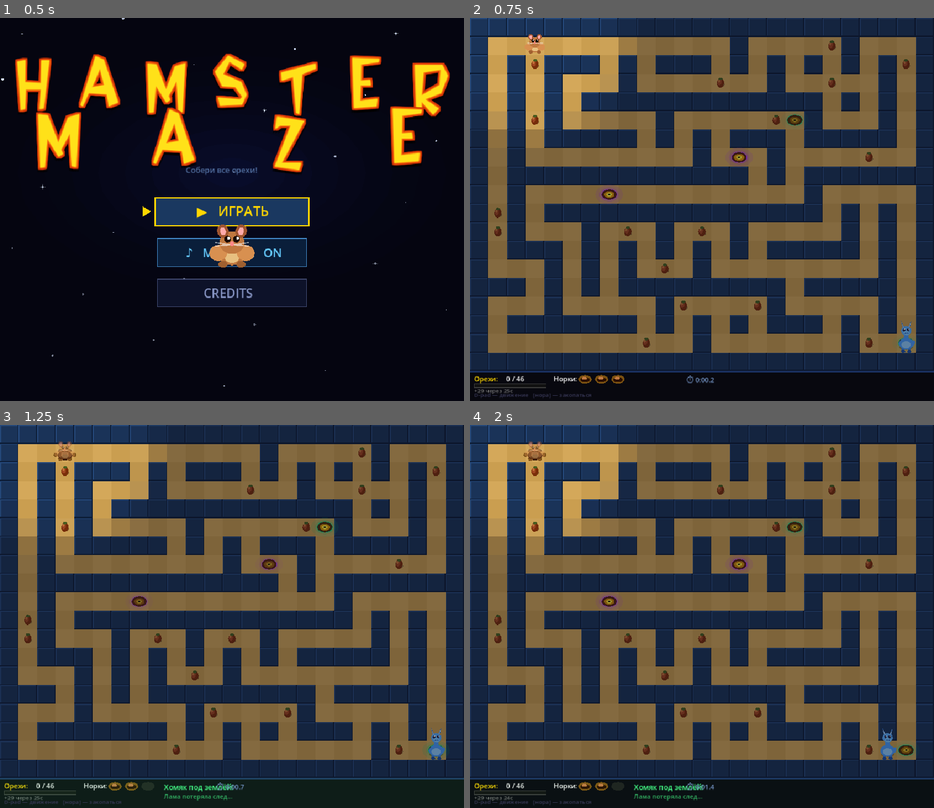
Above: before the commit, frames 1-4 (two rows, left to right).
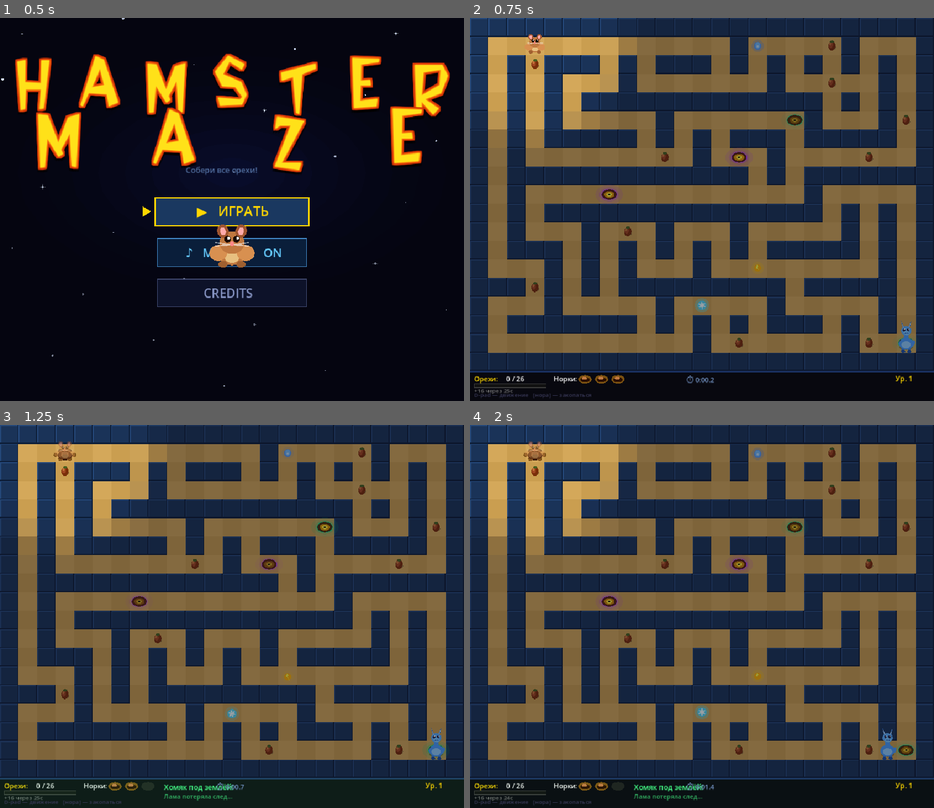
Above: after the commit, the same moments.

Repository: AndriiDiabolus/Diabolus-repository-Godot4-hamster-maze
Game: Godot game, scene res://scenes/Main.tscn
Two runs of this game, one before a commit and one after it. Both use one fixed random seed, a clock stepped at 60 frames per second and the inputs below.
Inputs (mouse positions are in pixels of both pictures, inside the frame that each line leads up to):
- Up to frame 1 (0.5 s): no input
- Up to frame 2 (0.75 s): tap Enter at 0.5, 0.6 s; move the mouse to (804, 190) at 0.52 s; hold D from 0.53 s (still down); click (804, 190) at 0.67 s
- Up to frame 3 (1.25 s): keep holding D; tap Space at 0.77 s; tap Keypad Enter at 0.8 s
- Up to frame 4 (2 s): release D at 1.25 s; drag from (609, 635) to (678, 693) at 1.27 s

Frame 1 is identical in both runs. In frame 2, 0.7% of the frame differs, in the area x 1-96%, y 6-99%; in frame 3, 0.6%; in frame 4, 0.7%.

Commit message:
feat: Etap 9B — levels, bonus items, nut particles
Levels:
- Infinite levels with level_up transition screen (2.5s animation)
- Difficulty scaling: llama +3 speed/level, red llama spawns earlier
- Level shown in HUD, lost/won screens show level reached
- Scores sorted by level (higher = better), then by time

Bonus items (3-5 per level):
- Shield (blue): 5s invulnerability, pulsing blue aura + ring
- Speed (yellow): 4s double movement speed
- Freeze (cyan): 4s llama freeze, ice aura on frozen llamas
- HUD countdown timers for active bonuses

Other:
- Nut collect particles: 7 golden circles with gravity
- Nut count reduced: spawn 0.12, min 15, max 30

Co-Authored-By: Claude Opus 4.6 (1M context) <noreply@anthropic.com>

Diff:
--- a/scripts/constants.gd
+++ b/scripts/constants.gd
@@ -30,8 +30,9 @@
 const NUT_WAVE_INTERVAL_MS: int = 25000
 const NUT_FIRST_WAVE_PCT:   float = 0.35
 const NUT_NEXT_WAVE_PCT:    float = 0.40
-const NUT_MIN_COUNT:        int   = 20
-const NUT_SPAWN_CHANCE:     float = 0.18
+const NUT_MIN_COUNT:        int   = 15
+const NUT_MAX_COUNT:        int   = 30
+const NUT_SPAWN_CHANCE:     float = 0.12
 
 # Llama 2 spawn delay
 const LLAMA2_SPAWN_MS: int = 60000
--- a/scripts/main.gd
+++ b/scripts/main.gd
@@ -12,6 +12,9 @@
 const MOVE_INTERVAL: float = 8.0 / 60.0
 const WIN_SPIN_DUR: int = 240    # кадров (~4 сек) — танец хомяка
 const MENU_INTRO_DUR: int = 285  # кадров — вступительная анимация меню
+const LEVEL_TRANS_DUR: int = 150 # кадров (~2.5 сек) — экран перехода уровня
+const LEVEL_SPEED_MULT: float = 0.06  # на сколько быстрее лама за уровень
+const LEVEL_SPEED_MIN: int = 12       # минимум фреймов/шаг (макс скорость ламы)
 var _move_timer: float = 0.0
 var _frame: int = 0
 
@@ -27,17 +30,25 @@
 const MB_BURROW_Y: float = 980.0
 
 # ── Game state ────────────────────────────────────────────────────────
-# menu → (splash | play) → (lost | won_name) → (won) → menu
+# menu → play → level_up → play → ... → lost → won_name → won → menu
 var _state: String = "menu"
 var _music_on: bool = true
 var _menu_selected: int = 0             # 0=play, 1=music, 2=credits
 var _menu_btn_rects: Dictionary = {}   # "play","music","credits","back" → Rect2
 var _game_start_ms: int = 0
 var _game_time_ms: int = 0
+var _total_time_ms: int = 0     # суммарное время всех уровней
 var _win_anim_t: int = 0
+var _level: int = 1
+var _level_trans_t: int = 0     # счётчик анимации перехода уровня
 var _menu_anim_t: int = 0    # счётчик анимации меню
 var _menu_dust: Array = []    # [{x,y,r,life,max_life}]
 var _prev_state: String = "" # для сброса анимации при входе в меню
+var _particles: Array = []   # [{x,y,vx,vy,life,max_life,color}]
+var _bonuses: Array = []     # [{x,y,type,got}] type: "shield"|"speed"|"freeze"
+var _shield_until: int = 0   # Time.get_ticks_msec() до которого действует щит
+var _speed_until: int = 0    # до которого действует скорость
+var _freeze_until: int = 0   # до которого ламы заморожены
 
 # ── Maze ──────────────────────────────────────────────────────────────
 var _maze: Array = []
@@ -173,12 +184,13 @@
 	var nm: String = text.strip_edges()
 	if nm.is_empty():
 		nm = "Хомяк"
-	_scores.append({"name": nm, "time_ms": _game_time_ms})
-	_scores.sort_custom(func(a, b): return a.time_ms < b.time_ms)
+	_scores.append({"name": nm, "time_ms": _total_time_ms, "level": _level})
+	_scores.sort_custom(func(a, b): return a.get("level", 1) > b.get("level", 1) or \
+		(a.get("level", 1) == b.get("level", 1) and a.time_ms < b.time_ms))
 	if _scores.size() > 10:
 		_scores.resize(10)
 	_save_scores()
-	_post_score(nm, _game_time_ms)
+	_post_score(nm, _total_time_ms)
 	_hide_name_input()
 	_state = "won"
 	queue_redraw()
@@ -311,6 +323,12 @@
 
 # ── Start game ────────────────────────────────────────────────────────
 func _start_game() -> void:
+	_level = 1
+	_total_time_ms = 0
+	_start_level()
+
+
+func _start_level() -> void:
 	_maze = _maze_gen.make_maze()
 	_ham = {"x": 1, "y": 1, "burrowed": false, "burrows": 3}
 	_state = "play"
@@ -327,6 +345,10 @@
 	_llama2 = null
 
 	_init_nuts(ls)
+	_init_bonuses(ls)
+	_shield_until = 0
+	_speed_until = 0
+	_freeze_until = 0
 
 	_rh = RHManager.new()
 	_rh.init(_maze)
@@ -353,7 +375,7 @@
 	while _nuts.size() < C.NUT_MIN_COUNT:
 		for r in range(1, C.ROWS - 1):
 			for col in range(1, C.COLS - 1):
-				if _maze[r][col] == 0 and _nuts.size() < 30:
+				if _maze[r][col] == 0 and _nuts.size() < C.NUT_MIN_COUNT:
 					var dup := false
 					for n in _nuts:
 						if n.x == col and n.y == r:
@@ -362,6 +384,8 @@
 					if not dup:
 						_nuts.append({"x": col, "y": r, "got": false, "visible": false})
 	_nuts.shuffle()
+	if _nuts.size() > C.NUT_MAX_COUNT:
+		_nuts.resize(C.NUT_MAX_COUNT)
 	var first_wave: int = max(6, int(ceil(_nuts.size() * C.NUT_FIRST_WAVE_PCT)))
 	for i in range(first_wave):
 		_nuts[i].visible = true
@@ -415,7 +439,12 @@
 		match _state:
 			"splash":
 				_start_game()
-			"lost", "won":
+			"lost":
+				_state = "won_name"
+				_win_anim_t = WIN_SPIN_DUR  # пропускаем танец
+				_show_name_input()
+				queue_redraw()
+			"won":
 				_state = "menu"
 				_fetch_online_scores()
 				queue_redraw()
@@ -488,7 +517,13 @@
 			"splash":
 				_start_game()
 				return
-			"lost", "won":
+			"lost":
+				_state = "won_name"
+				_win_anim_t = WIN_SPIN_DUR  # пропускаем танец
+				_show_name_input()
+				queue_redraw()
+				return
+			"won":
 				_state = "menu"
 				_fetch_online_scores()
 				queue_redraw()
@@ -582,6 +617,14 @@
 		queue_redraw()
 		return
 
+	if _state == "level_up":
+		_level_trans_t += 1
+		if _level_trans_t >= LEVEL_TRANS_DUR:
+			_level += 1
+			_start_level()
+		queue_redraw()
+		return
+
 	if _state == "won_name":
 		_win_anim_t += 1
 		if _win_anim_t == WIN_SPIN_DUR:
@@ -598,9 +641,11 @@
 		var now_ms: int = Time.get_ticks_msec()
 		_game_time_ms = now_ms - _game_start_ms
 		_llama_bonus = min(C.LLAMA_BONUS_MAX, _game_time_ms / C.LLAMA_BONUS_INTERVAL_MS)
-
+		_update_particles()
+
+		var move_int: float = MOVE_INTERVAL * 0.5 if now_ms < _speed_until else MOVE_INTERVAL
 		_move_timer += delta
-		if _move_timer >= MOVE_INTERVAL and not _ham.burrowed:
+		if _move_timer >= move_int and not _ham.burrowed:
 			_move_timer = 0.0
 			var dx: int = 0
 			var dy: int = 0
@@ -642,25 +687,37 @@
 				break
 
 		_update_nuts(now_ms)
+		_update_bonuses(now_ms)
+
+		var level_bonus: int = (_level - 1) * 3  # +3 скорости за каждый уровень
+		var shielded: bool = now_ms < _shield_until
+		var frozen: bool = now_ms < _freeze_until
 
 		if _llama:
-			var caught := _llama.update(_ham.x, _ham.y, _ham.burrowed, _llama_bonus)
-			if caught:
-				_state = "lost"
-				_game_time_ms = Time.get_ticks_msec() - _game_start_ms
-				_play(_snd_catch)
-
-		if _llama2 == null and _game_time_ms >= C.LLAMA2_SPAWN_MS:
+			if not frozen:
+				var caught := _llama.update(_ham.x, _ham.y, _ham.burrowed, _llama_bonus + level_bonus)
+				if caught and not shielded:
+					_state = "lost"
+					_game_time_ms = Time.get_ticks_msec() - _game_start_ms
+					_total_time_ms += _game_time_ms
+					_win_anim_t = 0
+					_play(_snd_catch)
+
+		var llama2_delay: int = max(10000, C.LLAMA2_SPAWN_MS - (_level - 1) * 10000)
+		if _llama2 == null and _game_time_ms >= llama2_delay:
 			var s2 := _random_far_cell(_ham.x, _ham.y, 8)
 			_llama2 = LlamaAI.new()
 			_llama2.init(s2.x, s2.y, _maze)
 
 		if _llama2:
-			var caught2 := _llama2.update(_ham.x, _ham.y, _ham.burrowed, _llama_bonus)
-			if caught2:
-				_state = "lost"
-				_game_time_ms = Time.get_ticks_msec() - _game_start_ms
-				_play(_snd_catch)
+			if not frozen:
+				var caught2 := _llama2.update(_ham.x, _ham.y, _ham.burrowed, _llama_bonus + level_bonus)
+				if caught2 and not shielded:
+					_state = "lost"
+					_game_time_ms = Time.get_ticks_msec() - _game_start_ms
+					_total_time_ms += _game_time_ms
+					_win_anim_t = 0
+					_play(_snd_catch)
 
 	queue_redraw()
 
@@ -671,6 +728,7 @@
 		if not n.got and n.visible and n.x == _ham.x and n.y == _ham.y:
 			n.got = true
 			_play(_snd_eat)
+			_spawn_particles(n.x * C.CELL + C.CELL * 0.5, n.y * C.CELL + C.CELL * 0.5)
 
 	var vis_left: int = 0
 	var hid_left: int = 0
@@ -682,11 +740,11 @@
 				hid_left += 1
 
 	if vis_left == 0 and hid_left == 0:
-		_state = "won_name"
 		_game_time_ms = Time.get_ticks_msec() - _game_start_ms
-		_win_anim_t = 0
+		_total_time_ms += _game_time_ms
+		_state = "level_up"
+		_level_trans_t = 0
 		_play(_snd_win)
-		# _show_name_input() вызывается после WIN_SPIN_DUR кадров анимации
 		return
 
 	if vis_left == 0 and hid_left > 0:
@@ -717,6 +775,105 @@
 		_ham.y = ny
 
 
+func _init_bonuses(llama_start: Vector2i) -> void:
+	_bonuses = []
+	var types: Array = ["shield", "speed", "freeze"]
+	var count: int = 2 + min(_level, 3)  # 3 на ур.1, 4 на ур.2, max 5
+	var candidates: Array = []
+	for r in range(1, C.ROWS - 1):
+		for col in range(1, C.COLS - 1):
+			if _maze[r][col] == 0 \
+					and not (col == 1 and r == 1) \
+					and not (col == llama_start.x and r == llama_start.y):
+				# Не ставим на орехи
+				var on_nut := false
+				for n in _nuts:
+					if n.x == col and n.y == r:
+						on_nut = true
+						break
+				if not on_nut:
+					candidates.append(Vector2i(col, r))
+	candidates.shuffle()
+	for i in range(min(count, candidates.size())):
+		var pos: Vector2i = candidates[i]
+		_bonuses.append({x = pos.x, y = pos.y, type = types[i % types.size()], got = false})
+
+
+func _spawn_particles(px: float, py: float) -> void:
+	for i in range(7):
+		var angle: float = randf() * TAU
+		var spd: float = 1.5 + randf() * 2.5
+		var colors: Array = [Color("#ffd700"), Color("#ffaa00"), Color("#ffe066"), Color("#ff8800")]
+		_particles.append({
+			x = px, y = py,
+			vx = cos(angle) * spd, vy = sin(angle) * spd - 1.0,
+			life = 20 + randi() % 10, max_life = 30,
+			color = colors[i % colors.size()]
+		})
+
+
+func _update_bonuses(now_ms: int) -> void:
+	for b in _bonuses:
+		if not b.got and b.x == _ham.x and b.y == _ham.y:
+			b.got = true
+			_spawn_particles(b.x * C.CELL + C.CELL * 0.5, b.y * C.CELL + C.CELL * 0.5)
+			match b.type:
+				"shield":
+					_shield_until = now_ms + 5000
+				"speed":
+					_speed_until = now_ms + 4000
+				"freeze":
+					_freeze_until = now_ms + 4000
+
+
+func _update_particles() -> void:
+	for i in range(_particles.size() - 1, -1, -1):
+		var p: Dictionary = _particles[i]
+		p.x += p.vx
+		p.y += p.vy
+		p.vy += 0.12  # gravity
+		p.life -= 1
+		if p.life <= 0:
+			_particles.remove_at(i)
+
+
+func _draw_bonus(bx: int, by: int, btype: String) -> void:
+	var cx: float = bx * C.CELL + C.CELL * 0.5
+	var cy: float = by * C.CELL + C.CELL * 0.5
+	var bob: float = sin(float(_frame) * 0.1 + float(bx * 7 + by * 13)) * 2.0
+	cy += bob
+	# Glow
+	var glow_a: float = 0.15 + 0.10 * sin(float(_frame) * 0.08)
+	match btype:
+		"shield":
+			_ell(Vector2(cx, cy), 12, 12, Color(0.2, 0.5, 1.0, glow_a))
+			_ell(Vector2(cx, cy), 7, 8, Color(0.3, 0.6, 1.0, 0.9))
+			_ell(Vector2(cx, cy - 1), 5, 6, Color(0.5, 0.8, 1.0, 0.7))
+			draw_circle(Vector2(cx, cy + 1), 2.0, Color(1.0, 1.0, 1.0, 0.5))
+		"speed":
+			_ell(Vector2(cx, cy), 12, 12, Color(1.0, 0.8, 0.0, glow_a))
+			_ell(Vector2(cx, cy), 7, 7, Color(1.0, 0.7, 0.0, 0.9))
+			# Молния
+			var pts := PackedVector2Array([
+				Vector2(cx - 2, cy - 7), Vector2(cx + 2, cy - 2),
+				Vector2(cx - 1, cy - 2), Vector2(cx + 3, cy + 7),
+				Vector2(cx, cy + 1), Vector2(cx - 3, cy + 1),
+			])
+			draw_colored_polygon(pts, Color(1.0, 1.0, 0.3, 0.95))
+		"freeze":
+			_ell(Vector2(cx, cy), 14, 14, Color(0.3, 0.9, 1.0, glow_a + 0.10))
+			_ell(Vector2(cx, cy), 9, 9, Color(0.3, 0.85, 1.0, 0.9))
+			_ell(Vector2(cx, cy), 5, 5, Color(0.7, 1.0, 1.0, 0.8))
+			# Снежинка — 3 линии крестом, вращающаяся
+			var lc := Color(1.0, 1.0, 1.0, 0.9)
+			var rot_off: float = float(_frame) * 0.03
+			for i in range(3):
+				var ang: float = float(i) / 3.0 * PI + rot_off
+				var ddx: float = cos(ang) * 7.0
+				var ddy: float = sin(ang) * 7.0
+				draw_line(Vector2(cx - ddx, cy - ddy), Vector2(cx + ddx, cy + ddy), lc, 2.0)
+
+
 func _random_far_cell(from_x: int, from_y: int, min_dist: int) -> Vector2i:
 	var attempts: int = 0
 	while attempts < 200:
@@ -749,6 +906,10 @@
 		if n.visible and not n.got:
 			_draw_nut(n.x, n.y)
 
+	for b in _bonuses:
+		if not b.got:
+			_draw_bonus(b.x, b.y, b.type)
+
 	var now_ms: int = Time.get_ticks_msec()
 	var pairs: Array = _rh.get_pairs()
 	for i in range(pairs.size()):
@@ -759,30 +920,55 @@
 			for h in pair.next_pos:
 				_draw_rabbit(h.x, h.y, pair.open_at, now_ms)
 
-	_draw_hamster(
-		_ham.x * C.CELL + C.CELL * 0.5,
-		_ham.y * C.CELL + C.CELL * 0.5,
-		_ham.burrowed
-	)
+	var hcx: float = _ham.x * C.CELL + C.CELL * 0.5
+	var hcy: float = _ham.y * C.CELL + C.CELL * 0.5
+	var now_eff: int = Time.get_ticks_msec()
+	# Shield aura (behind hamster)
+	if now_eff < _shield_until:
+		var sa: float = 0.2 + 0.15 * sin(float(_frame) * 0.15)
+		_ell(Vector2(hcx, hcy), 18, 16, Color(0.2, 0.5, 1.0, sa))
+		_ell(Vector2(hcx, hcy), 14, 12, Color(0.3, 0.6, 1.0, sa * 0.7))
+	# Speed trail (behind hamster)
+	if now_eff < _speed_until:
+		var sa2: float = 0.3 + 0.2 * sin(float(_frame) * 0.2)
+		_ell(Vector2(hcx, hcy), 16, 14, Color(1.0, 0.8, 0.0, sa2 * 0.4))
+	_draw_hamster(hcx, hcy, _ham.burrowed)
+	# Shield ring (on top of hamster)
+	if now_eff < _shield_until:
+		var ring_a: float = 0.5 + 0.3 * sin(float(_frame) * 0.12)
+		draw_arc(Vector2(hcx, hcy), 15.0, 0, TAU, 24, Color(0.3, 0.6, 1.0, ring_a), 1.5)
 	if _llama:
-		_draw_llama(
-			_llama.x * C.CELL + C.CELL * 0.5,
-			_llama.y * C.CELL + C.CELL * 0.5,
-			_llama.state, false
-		)
+		var lcx: float = _llama.x * C.CELL + C.CELL * 0.5
+		var lcy: float = _llama.y * C.CELL + C.CELL * 0.5
+		_draw_llama(lcx, lcy, _llama.state, false)
+		if now_eff < _freeze_until:
+			var fa: float = 0.4 + 0.2 * sin(float(_frame) * 0.15)
+			_ell(Vector2(lcx, lcy), 16, 14, Color(0.2, 0.7, 1.0, fa))
+			draw_arc(Vector2(lcx, lcy), 14.0, 0, TAU, 16, Color(0.5, 0.95, 1.0, fa + 0.1), 1.5)
 	if _llama2:
-		_draw_llama(
-			_llama2.x * C.CELL + C.CELL * 0.5,
-			_llama2.y * C.CELL + C.CELL * 0.5,
-			_llama2.state, true
-		)
+		var lcx2: float = _llama2.x * C.CELL + C.CELL * 0.5
+		var lcy2: float = _llama2.y * C.CELL + C.CELL * 0.5
+		_draw_llama(lcx2, lcy2, _llama2.state, true)
+		if now_eff < _freeze_until:
+			var fa2: float = 0.4 + 0.2 * sin(float(_frame) * 0.15)
+			_ell(Vector2(lcx2, lcy2), 16, 14, Color(0.2, 0.7, 1.0, fa2))
+			draw_arc(Vector2(lcx2, lcy2), 14.0, 0, TAU, 16, Color(0.5, 0.95, 1.0, fa2 + 0.1), 1.5)
+
+	# Частицы (перед туманом, чтобы fog тоже их скрывал на расстоянии)
+	for p in _particles:
+		var a: float = float(p.life) / float(p.max_life)
+		var c: Color = p.color
+		c.a = a
+		draw_circle(Vector2(p.x, p.y), 3.0 * a + 1.0, c)
 
 	if _state == "play":
 		_draw_fog()
 
 	_draw_hud()
 
-	if _state == "lost":
+	if _state == "level_up":
+		_draw_level_up()
+	elif _state == "lost":
 		_draw_lost_overlay()
 	elif _state == "won" or _state == "won_name":
 		_draw_win_overlay()
@@ -1465,6 +1651,27 @@
 					sc.a = alpha
 				draw_string(font, Vector2(318, Y + 28), d[0], HORIZONTAL_ALIGNMENT_LEFT, -1, 14, sc)
 
+	# Level
+	var lvl_str: String = "Ур. %d" % _level
+	draw_string(font, Vector2(C.W - 75, Y + 20), lvl_str,
+		HORIZONTAL_ALIGNMENT_LEFT, -1, 14, Color("#ffd700"))
+
+	# Active bonus indicators
+	var bx_pos: float = C.W - 75
+	var now_hud: int = Time.get_ticks_msec()
+	if now_hud < _shield_until:
+		var secs: float = float(_shield_until - now_hud) / 1000.0
+		draw_string(font, Vector2(bx_pos, Y + 40), "🛡️%.1f" % secs,
+			HORIZONTAL_ALIGNMENT_LEFT, -1, 11, Color(0.3, 0.7, 1.0))
+	if now_hud < _speed_until:
+		var secs2: float = float(_speed_until - now_hud) / 1000.0
+		draw_string(font, Vector2(bx_pos - 55, Y + 40), "⚡%.1f" % secs2,
+			HORIZONTAL_ALIGNMENT_LEFT, -1, 11, Color(1.0, 0.8, 0.0))
+	if now_hud < _freeze_until:
+		var secs3: float = float(_freeze_until - now_hud) / 1000.0
+		draw_string(font, Vector2(bx_pos - 110, Y + 40), "❄️%.1f" % secs3,
+			HORIZONTAL_ALIGNMENT_LEFT, -1, 11, Color(0.3, 0.9, 1.0))
+
 	# Timer
 	draw_string(font, Vector2(C.W * 0.5 - 30, Y + 22), "⏱ %s" % _fmt_time(_game_time_ms),
 		HORIZONTAL_ALIGNMENT_LEFT, -1, 13, Color("#7799cc"))
@@ -1478,6 +1685,61 @@
 		else "D-pad — движение   [нора] — закопаться"
 	draw_string(font, Vector2(8, Y + C.HUD - 8),
 		hint, HORIZONTAL_ALIGNMENT_LEFT, -1, 11, Color("#3a3a5a"))
+
+
+func _draw_level_up() -> void:
+	var t: int = _level_trans_t
+	var font := ThemeDB.fallback_font
+	var cx: float = C.W * 0.5
+	var cy: float = C.H * 0.5
+
+	# Фон затемняется
+	var bg_a: float = min(float(t) / 30.0, 1.0) * 0.85
+	draw_rect(Rect2(0, 0, C.W, C.H + C.HUD), Color(0, 0, 0, bg_a))
+
+	# Следующий уровень
+	var next_lvl: int = _level + 1
+	var title: String = "УРОВЕНЬ %d" % next_lvl
+
+	# Масштаб: вырастает из 0 до 1 за первые 30 кадров
+	var sc: float = min(float(t) / 30.0, 1.0)
+	# Пульсация
+	if t > 30:
+		sc += sin(float(t - 30) * 0.08) * 0.08
+
+	var sz: int = int(52.0 * sc)
+	if sz < 4:
+		sz = 4
+	var tw: float = font.get_string_size(title, HORIZONTAL_ALIGNMENT_LEFT, -1, sz).x
+	draw_string(font, Vector2(cx - tw * 0.5, cy - 10), title,
+		HORIZONTAL_ALIGNMENT_LEFT, -1, sz, Color("#ffd700"))
+
+	# Время за уровень
+	if t > 20:
+		var time_a: float = min(float(t - 20) / 20.0, 1.0)
+		var time_str: String = "Время: %s" % _fmt_time(_game_time_ms)
+		var tsz: int = 18
+		var ttw: float = font.get_string_size(time_str, HORIZONTAL_ALIGNMENT_LEFT, -1, tsz).x
+		draw_string(font, Vector2(cx - ttw * 0.5, cy + 35), time_str,
+			HORIZONTAL_ALIGNMENT_LEFT, -1, tsz, Color(0.7, 0.85, 1.0, time_a))
+
+	# Хомяк танцует (маленький bounce)
+	if t > 15:
+		var bounce: float = abs(sin(float(t) * 0.15)) * 15.0
+		var hsc: float = 3.5 * sc
+		draw_set_transform(Vector2(cx, cy + 75 - bounce), 0.0, Vector2(hsc, hsc))
+		_draw_hamster(0, 0, false)
+		draw_set_transform(Vector2.ZERO, 0.0, Vector2.ONE)
+
+	# 8 звёздочек по кругу
+	if t > 40:
+		for i in range(8):
+			var angle: float = float(i) / 8.0 * TAU + float(t) * 0.04
+			var r: float = 120.0 + sin(float(t) * 0.1 + float(i)) * 20.0
+			var sx: float = cx + cos(angle) * r
+			var sy: float = cy + sin(angle) * r
+			var star_a: float = min(float(t - 40) / 20.0, 1.0) * (0.5 + 0.5 * sin(float(t) * 0.15 + float(i) * 0.8))
+			draw_circle(Vector2(sx, sy), 4.0, Color(1.0, 0.85, 0.2, star_a))
 
 
 func _draw_lost_overlay() -> void:
@@ -1493,10 +1755,13 @@
 	for n in _nuts:
 		if n.got:
 			collected += 1
-	draw_string(font, Vector2(cx - 100, cy + 72),
-		"Собрано орехов: %d / %d" % [collected, _nuts.size()],
+	draw_string(font, Vector2(cx - 100, cy + 65),
+		"Уровень: %d   Орехи: %d / %d" % [_level, collected, _nuts.size()],
 		HORIZONTAL_ALIGNMENT_LEFT, -1, 15, Color("#c8b060", 0.85))
-	draw_string(font, Vector2(cx - 130, cy + 98), "Enter — в главное меню", HORIZONTAL_ALIGNMENT_LEFT, -1, 15, Color(1,1,1,0.45))
+	draw_string(font, Vector2(cx - 80, cy + 88),
+		"Общее время: %s" % _fmt_time(_total_time_ms),
+		HORIZONTAL_ALIGNMENT_LEFT, -1, 15, Color(0.7, 0.85, 1.0, 0.85))
+	draw_string(font, Vector2(cx - 130, cy + 112), "Enter — сохранить результат", HORIZONTAL_ALIGNMENT_LEFT, -1, 15, Color(1,1,1,0.45))
 
 
 func _draw_win_anim() -> void:
@@ -1594,11 +1859,14 @@
 			_draw_win_anim()
 			return
 		# Waiting for player to type name
-		draw_rect(Rect2(cx - 240, cy - 120, 480, 220), Color("#0d2a0d"))
-		draw_rect(Rect2(cx - 240, cy - 120, 480, 220), Color("#ffd700"), false, 2.0)
-		draw_string(font, Vector2(cx - 95, cy - 78), "ПОБЕДА!", HORIZONTAL_ALIGNMENT_LEFT, -1, 46, Color("#ffd700"))
-		draw_string(font, Vector2(cx - 140, cy - 28), "Все орехи собраны! Время: %s" % _fmt_time(_game_time_ms),
+		draw_rect(Rect2(cx - 240, cy - 130, 480, 240), Color("#0d2a0d"))
+		draw_rect(Rect2(cx - 240, cy - 130, 480, 240), Color("#ffd700"), false, 2.0)
+		draw_string(font, Vector2(cx - 80, cy - 90), "РЕЗУЛЬТАТ", HORIZONTAL_ALIGNMENT_LEFT, -1, 38, Color("#ffd700"))
+		draw_string(font, Vector2(cx - 120, cy - 45),
+			"Уровень: %d   Время: %s" % [_level, _fmt_time(_total_time_ms)],
 			HORIZONTAL_ALIGNMENT_LEFT, -1, 16, Color("#c8e878"))
+		draw_string(font, Vector2(cx - 75, cy - 20), "Введи имя:",
+			HORIZONTAL_ALIGNMENT_LEFT, -1, 14, Color(0.7, 0.85, 1.0, 0.85))
 		# Name input area highlighted (LineEdit node renders on top)
 		draw_rect(Rect2(cx - 125, cy + 17, 250, 40), Color("#1a1a3a"))
 		draw_rect(Rect2(cx - 125, cy + 17, 250, 40), Color("#ffd700", 0.5), false, 1.5)
@@ -1609,11 +1877,12 @@
 	var bw: float = 480.0 * pulse
 	draw_rect(Rect2(cx - bw * 0.5, cy - 170, bw, 360), Color("#0d2a0d"))
 	draw_rect(Rect2(cx - bw * 0.5, cy - 170, bw, 360), Color("#ffd700"), false, 2.5)
-	draw_string(font, Vector2(cx - 95, cy - 125), "ПОБЕДА!", HORIZONTAL_ALIGNMENT_LEFT, -1, 46, Color("#ffd700"))
-	draw_string(font, Vector2(cx - 130, cy - 75), "Все орехи собраны! Время: %s" % _fmt_time(_game_time_ms),
+	draw_string(font, Vector2(cx - 80, cy - 125), "РЕЗУЛЬТАТ", HORIZONTAL_ALIGNMENT_LEFT, -1, 40, Color("#ffd700"))
+	draw_string(font, Vector2(cx - 130, cy - 75),
+		"Уровень: %d   Время: %s" % [_level, _fmt_time(_total_time_ms)],
 		HORIZONTAL_ALIGNMENT_LEFT, -1, 16, Color("#c8e878"))
 
-	# Leaderboard inside win overlay
+	# Leaderboard inside overlay
 	draw_rect(Rect2(cx - 200, cy - 50, 400, 1), Color("#1a3060"))
 	draw_string(font, Vector2(cx - 80, cy - 32), "Таблица рекордов",
 		HORIZONTAL_ALIGNMENT_LEFT, -1, 14, Color("#ffd700", 0.8))
@@ -1621,15 +1890,12 @@
 	var lb_y: float = cy - 8.0
 	for i in range(min(_scores.size(), 6)):
 		var sc: Dictionary = _scores[i]
-		var is_last: bool = (sc.time_ms == _game_time_ms and i == _scores.size() - 1) or \
-							(sc.time_ms == _game_time_ms)
 		var rank_c: Color = Color("#ffd700") if i == 0 else Color(0.75, 0.9, 1.0, 0.85)
-		if is_last and i == 0:
-			rank_c = Color("#ffd700")
 		var medals := ["1.", "2.", "3.", "4.", "5.", "6."]
 		draw_string(font, Vector2(cx - 190, lb_y), medals[i],
 			HORIZONTAL_ALIGNMENT_LEFT, -1, 13, rank_c)
-		draw_string(font, Vector2(cx - 165, lb_y), sc.name,
+		var lvl_str: String = "Ур.%d" % sc.get("level", 1)
+		draw_string(font, Vector2(cx - 165, lb_y), "%s  %s" % [sc.name, lvl_str],
 			HORIZONTAL_ALIGNMENT_LEFT, -1, 13, rank_c)
 		draw_string(font, Vector2(cx + 80, lb_y), _fmt_time(sc.time_ms),
 			HORIZONTAL_ALIGNMENT_LEFT, -1, 13, rank_c)
